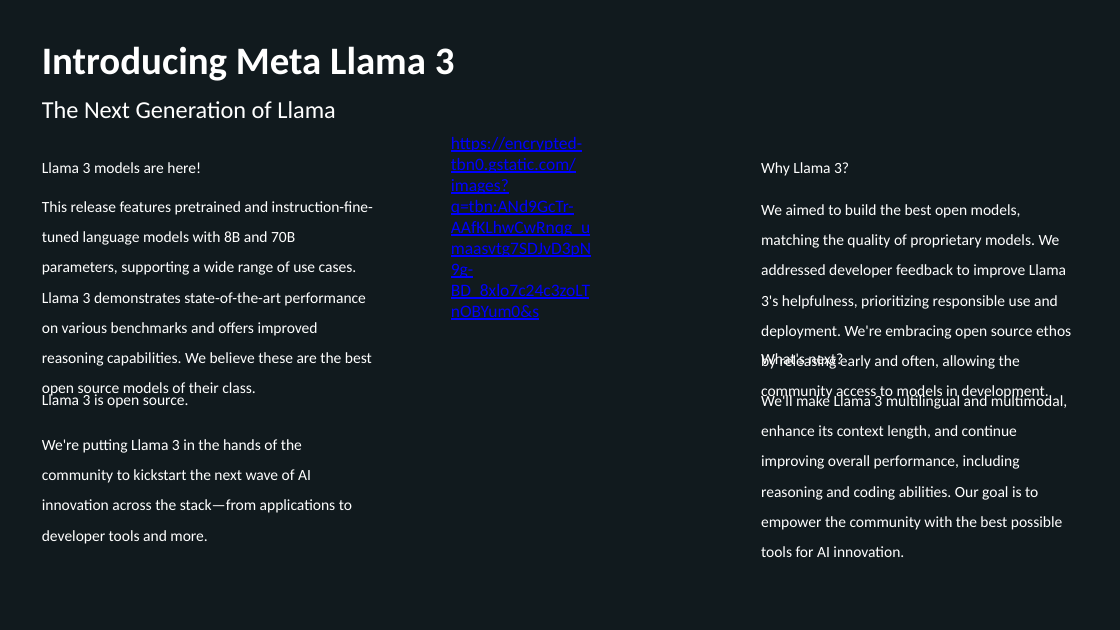
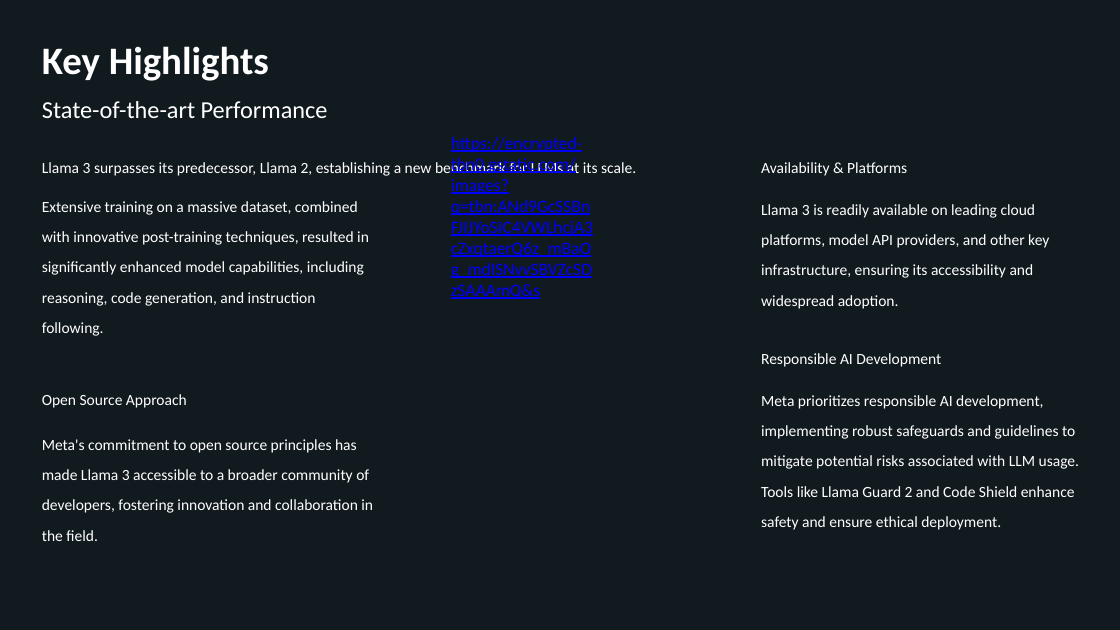
Before and after one commit to KarthikAvinash/Content-ppt-video-generator, a slide deck: slide 2 of updated_presentation.pptx. Drawn at 1120x630 pixels with LibreOffice and Linux fonts; fonts in the diff are those of the drawing; background and template pictures are left out; a plain dark background stands for a picture behind light text. Boxes give left, top, right and bottom in pixels: in the first picture for what was removed or moved away, otherwise in the second. Text is boxed around its words. In the diff, an @@ line names an element or a change of style, - is before the commit and + after.

Commit message:
edited the estimated words for image, title and stitle

```diff
--- a/updated_presentation.pptx
+++ b/updated_presentation.pptx
@@ text at bbox=[42, 46, 269, 81]: text changed @@
-Introducing Meta Llama 3
+Key Highlights
@@ text at bbox=[42, 101, 328, 118]: text changed @@
-The Next Generation of Llama
+State-of-the-art Performance
@@ text at bbox=[451, 137, 590, 299]: text changed @@
-https://encrypted-tbn0.gstatic.com/images?q=tbn:ANd9GcTr-AAfKLhwCwRnqg_umaasvtg7SDJvD3pN9g-BD_8xlo7c24c3zoLTnOBYum0&s
+https://encrypted-tbn0.gstatic.com/images?q=tbn:ANd9GcSSBnFJIJYoSIC4VWLhcjA3cZxqtaerQ6z_mBaOg_mdISNyvSBVZcSDzSAAAmQ&s
@@ text at bbox=[42, 159, 636, 176]: text changed @@
-Llama 3 models are here!
+Llama 3 surpasses its predecessor, Llama 2, establishing a new benchmark for LLMs at its scale.
@@ text at bbox=[761, 162, 907, 176]: text changed @@
-Why Llama 3?
+Availability & Platforms
@@ text at bbox=[42, 201, 369, 336]: text changed @@
-This release features pretrained and instruction-fine-tuned language models with 8B and 70B parameters, supporting a wide range of use cases. Llama 3 demonstrates state-of-the-art performance on various benchmarks and offers improved reasoning capabilities. We believe these are the best open source models of their class.
+Extensive training on a massive dataset, combined with innovative post-training techniques, resulted in significantly enhanced model capabilities, including reasoning, code generation, and instruction following.
@@ text at bbox=[761, 204, 1049, 309]: text changed @@
-We aimed to build the best open models, matching the quality of proprietary models. We addressed developer feedback to improve Llama 3's helpfulness, prioritizing responsible use and deployment. We're embracing open source ethos by releasing early and often, allowing the community access to models in development.
+Llama 3 is readily available on leading cloud platforms, model API providers, and other key infrastructure, ensuring its accessibility and widespread adoption.
@@ text at bbox=[761, 353, 941, 367]: text changed @@
-What's next?
+Responsible AI Development
@@ text at bbox=[42, 394, 187, 408]: text changed @@
-Llama 3 is open source.
+Open Source Approach
@@ text at bbox=[761, 395, 1079, 530]: text changed @@
-We'll make Llama 3 multilingual and multimodal, enhance its context length, and continue improving overall performance, including reasoning and coding abilities. Our goal is to empower the community with the best possible tools for AI innovation.
+Meta prioritizes responsible AI development, implementing robust safeguards and guidelines to mitigate potential risks associated with LLM usage. Tools like Llama Guard 2 and Code Shield enhance safety and ensure ethical deployment.
@@ text at bbox=[42, 439, 373, 513]: text changed @@
-We're putting Llama 3 in the hands of the community to kickstart the next wave of AI innovation across the stack—from applications to developer tools and more.
+Meta's commitment to open source principles has made Llama 3 accessible to a broader community of developers, fostering innovation and collaboration in the field.
```
Also in this commit, not shown: 2 other slides changed, 2 other files.
